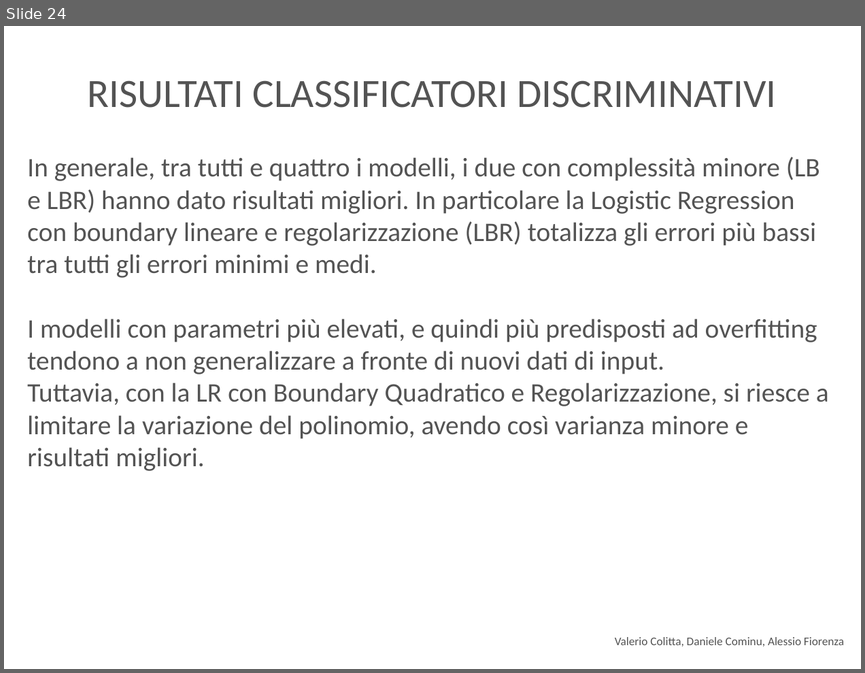
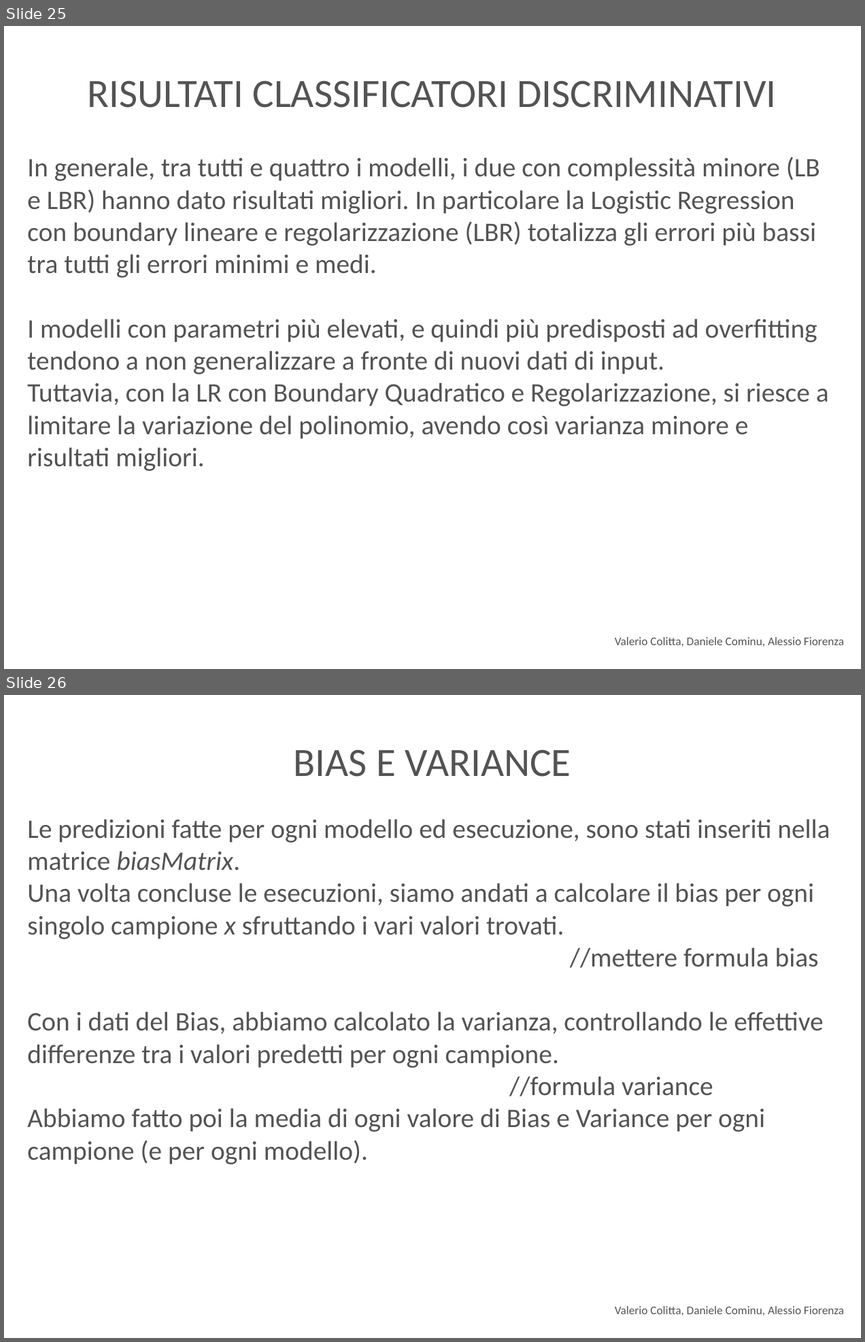
Before and after one commit to danielecominu/CreditApproval, a slide deck: Slide.odp. Shown one above the other, each under a label of ours: slide 24 before the commit, slides 25 and 26 after it. The pictures are 865x673 and 865x1342 pixels, drawn with LibreOffice and Linux fonts; fonts in the diff are those of the drawing. Boxes give left, top, right and bottom in pixels: in the first picture for what was removed or moved away, otherwise in the second. Text is boxed around its words. In the diff, an @@ line names an element or a change of style, - is before the commit and + after.

```diff
--- a/Slide.odp
+++ b/Slide.odp
@@ slide 26 added at box(4, 695, 861, 1338), background #FFFFFF @@
@@ title added at box(294, 749, 570, 777), 48 pt, text #535353 @@
+BIAS E VARIANCE
@@ subtitle added at box(27, 819, 830, 1164), 32 pt, text #535353 @@
+Le predizioni fatte per ogni modello ed esecuzione, sono stati inseriti nella matrice biasMatrix.
+Una volta concluse le esecuzioni, siamo andati a calcolare il bias per ogni singolo campione x sfruttando i vari valori trovati.
+//mettere formula bias
+Con i dati del Bias, abbiamo calcolato la varianza, controllando le effettive differenze tra i valori predetti per ogni campione.
+//formula variance
+Abbiamo fatto poi la media di ogni valore di Bias e Variance per ogni campione (e per ogni modello).
@@ text added at box(615, 1306, 844, 1315), 14 pt, text #535353 @@
+Valerio Colitta, Daniele Cominu, Alessio Fiorenza
@@ what was slide 24 is now slide 25 @@
```
Also in this commit, not shown: 1 slide changed, 3 other slides added, 1 other file.
